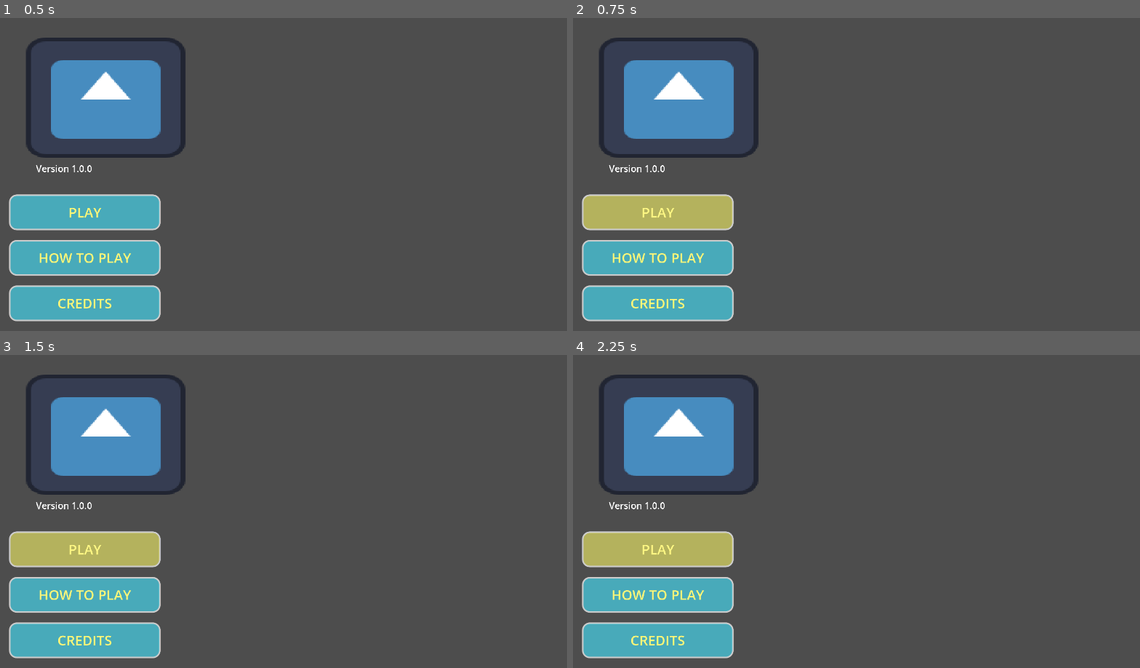
Above: before the commit, frames 1-4 (two rows, left to right).
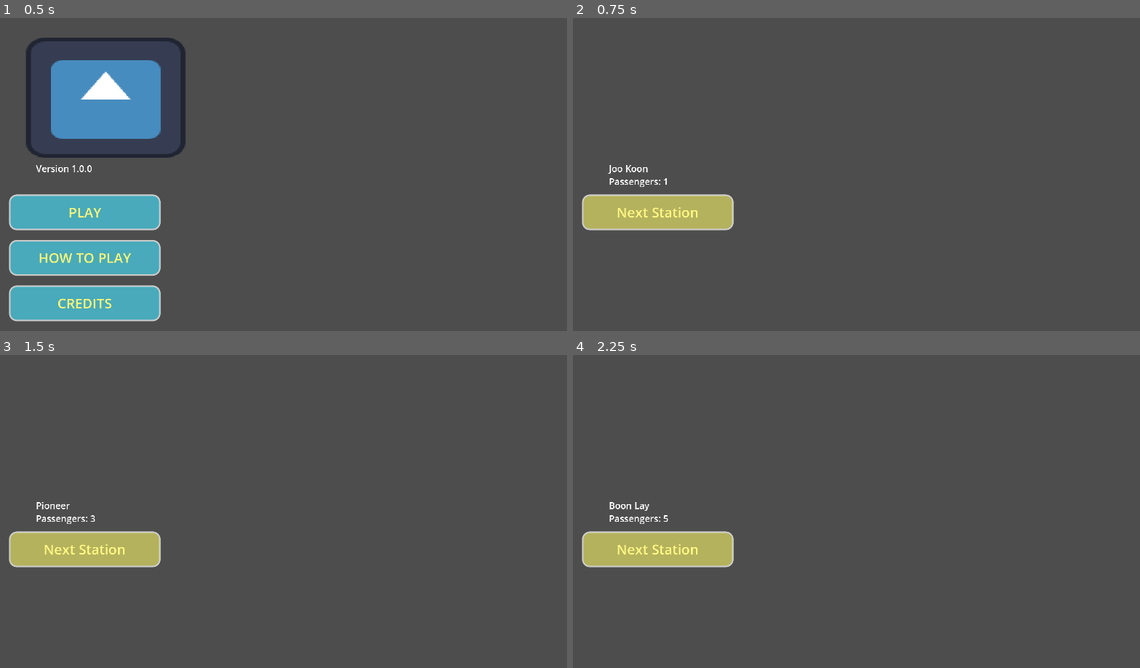
Above: after the commit, the same moments.

Repository: Jagureo/HeritageJam2025
Game: Godot game, scene res://Scenes/UI/mainmenu_ui.tscn
Same seed, same stepped clock (60 frames per second), same inputs: the game is played once before the commit and once after it. The engine's default icon, where the game draws it, is replaced by a stand-in: a white triangle on a blue panel in a dark square.
Inputs:
- Up to frame 1 (0.5 s): no input
- Up to frame 2 (0.75 s): click "PLAY" at 0.5 s
- Up to frame 3 (1.5 s): click "PLAY" (after the commit: "Next Station") at 1.25 s
- Up to frame 4 (2.25 s): click "PLAY" (after the commit: "Next Station") at 2 s

Frame 1 is identical in both runs. In frame 2, 13% of the frame differs, in the area x 1-33%, y 6-97%; in frame 3, 13%; in frame 4, 13%.

Commit message:
Added basic functions to manage station and passenger count

Diff:
--- /dev/null
+++ b/HGJ/Scenes/UI/game_ui.tscn
@@ -0,0 +1,111 @@
+[gd_scene load_steps=8 format=3 uid="uid://5ln5jieeyw4b"]
+
+[ext_resource type="Script" uid="uid://bj1d6mvillccq" path="res://Scripts/UI/gameUI.gd" id="1_vo2tu"]
+[ext_resource type="Script" uid="uid://cign7xud1xsnv" path="res://Scripts/UI/versionNumber.gd" id="2_5b8pf"]
+
+[sub_resource type="StyleBoxEmpty" id="StyleBoxEmpty_vo2tu"]
+
+[sub_resource type="StyleBoxFlat" id="StyleBoxFlat_5b8pf"]
+bg_color = Color(0.27451, 0.27451, 0.27451, 0.768627)
+border_width_left = 5
+border_width_top = 5
+border_width_right = 5
+border_width_bottom = 5
+corner_radius_top_left = 25
+corner_radius_top_right = 25
+corner_radius_bottom_right = 25
+corner_radius_bottom_left = 25
+
+[sub_resource type="StyleBoxFlat" id="StyleBoxFlat_6w80a"]
+bg_color = Color(0.827451, 0.819608, 0.384314, 0.768627)
+border_width_left = 5
+border_width_top = 5
+border_width_right = 5
+border_width_bottom = 5
+corner_radius_top_left = 25
+corner_radius_top_right = 25
+corner_radius_bottom_right = 25
+corner_radius_bottom_left = 25
+
+[sub_resource type="StyleBoxFlat" id="StyleBoxFlat_lolt2"]
+bg_color = Color(0.522705, 1, 0.46875, 0.768627)
+border_width_left = 5
+border_width_top = 5
+border_width_right = 5
+border_width_bottom = 5
+corner_radius_top_left = 25
+corner_radius_top_right = 25
+corner_radius_bottom_right = 25
+corner_radius_bottom_left = 25
+
+[sub_resource type="StyleBoxFlat" id="StyleBoxFlat_tig4k"]
+bg_color = Color(0.27451, 0.776471, 0.858824, 0.768627)
+border_width_left = 5
+border_width_top = 5
+border_width_right = 5
+border_width_bottom = 5
+corner_radius_top_left = 25
+corner_radius_top_right = 25
+corner_radius_bottom_right = 25
+corner_radius_bottom_left = 25
+
+[node name="GameUi" type="Control"]
+layout_mode = 3
+anchors_preset = 15
+anchor_right = 1.0
+anchor_bottom = 1.0
+grow_horizontal = 2
+grow_vertical = 2
+script = ExtResource("1_vo2tu")
+
+[node name="MainScreen" type="Control" parent="."]
+layout_mode = 1
+anchors_preset = 15
+anchor_right = 1.0
+anchor_bottom = 1.0
+grow_horizontal = 2
+grow_vertical = 2
+
+[node name="Station_Label" type="Label" parent="MainScreen"]
+layout_mode = 1
+offset_left = 145.0
+offset_top = 506.0
+offset_right = 357.0
+offset_bottom = 548.0
+theme_override_font_sizes/font_size = 30
+text = "Station Name"
+script = ExtResource("2_5b8pf")
+
+[node name="Passenger_Count_Label" type="Label" parent="MainScreen"]
+layout_mode = 1
+offset_left = 145.0
+offset_top = 549.0
+offset_right = 357.0
+offset_bottom = 591.0
+theme_override_font_sizes/font_size = 30
+text = "Passenger Count"
+script = ExtResource("2_5b8pf")
+
+[node name="PlayButton" type="Button" parent="MainScreen"]
+layout_mode = 1
+anchors_preset = 2
+anchor_top = 1.0
+anchor_bottom = 1.0
+offset_left = 56.0
+offset_top = -467.0
+offset_right = 556.0
+offset_bottom = -349.0
+grow_vertical = 0
+theme_override_colors/font_hover_color = Color(1, 0.969971, 0.519531, 1)
+theme_override_colors/font_color = Color(1, 0.966553, 0.464844, 1)
+theme_override_colors/font_focus_color = Color(1, 0.964706, 0.466667, 1)
+theme_override_colors/font_pressed_color = Color(1, 0.964706, 0.466667, 1)
+theme_override_font_sizes/font_size = 45
+theme_override_styles/focus = SubResource("StyleBoxEmpty_vo2tu")
+theme_override_styles/disabled = SubResource("StyleBoxFlat_5b8pf")
+theme_override_styles/hover = SubResource("StyleBoxFlat_6w80a")
+theme_override_styles/pressed = SubResource("StyleBoxFlat_lolt2")
+theme_override_styles/normal = SubResource("StyleBoxFlat_tig4k")
+text = "Next Station"
+
+[connection signal="pressed" from="MainScreen/PlayButton" to="." method="next_station"]
--- a/HGJ/Scenes/UI/mainmenu_ui.tscn
+++ b/HGJ/Scenes/UI/mainmenu_ui.tscn
@@ -70,6 +70,7 @@
 offset_bottom = 1080.0
 mouse_filter = 2
 script = ExtResource("1_nelyp")
+mGameScene = "uid://b1o618cdsf1is"
 
 [node name="Background" type="TextureRect" parent="."]
 layout_mode = 1
--- /dev/null
+++ b/HGJ/Scenes/game.tscn
@@ -0,0 +1,11 @@
+[gd_scene load_steps=3 format=3 uid="uid://b1o618cdsf1is"]
+
+[ext_resource type="Script" uid="uid://7u8flb2r01xw" path="res://Scripts/Managers/GameManager.gd" id="1_ebmjs"]
+[ext_resource type="PackedScene" uid="uid://5ln5jieeyw4b" path="res://Scenes/UI/game_ui.tscn" id="2_qxrlw"]
+
+[node name="Game" type="Node2D"]
+script = ExtResource("1_ebmjs")
+
+[node name="GameUi" parent="." instance=ExtResource("2_qxrlw")]
+offset_right = 1920.0
+offset_bottom = 1080.0
--- /dev/null
+++ b/HGJ/Scripts/Gameplay/Station.gd
@@ -0,0 +1,49 @@
+extends Resource
+class_name Station
+
+# --- Station Class Definition ---
+var name : String
+var min_passengers: int
+var max_passengers: int
+
+func _init(_name: String, _min_passengers: int, _max_passengers: int) -> void:
+	name = _name
+	min_passengers = _min_passengers
+	max_passengers = _max_passengers
+
+func get_passenger_count() -> int:
+	return randi_range(min_passengers, max_passengers)
+
+# --- Predefined Station Instances ---
+# You can access these directly from other scripts, e.g. Station.EWStations
+static var EWStations: Array[Station] = [
+	Station.new("Joo Koon", 1, 2),
+	Station.new("Pioneer", 1, 3),
+	Station.new("Boon Lay", 2, 3),
+	Station.new("Lakeside", 2, 4),
+	Station.new("Chinese Garden", 2, 3),
+	Station.new("Jurong East", 3, 6),
+	Station.new("Clementi", 2, 4),
+	Station.new("Dover", 2, 4),
+	Station.new("Buona Vista", 1, 4),
+	Station.new("Commonwealth", 1, 4),
+	Station.new("Queenstown", 1, 4),
+	Station.new("Redhill", 1, 3),
+	Station.new("Tiong Bahru", 1, 4),
+	Station.new("Outram Park", 1, 4),
+	Station.new("Tanjong Pagar", 3, 5),
+	Station.new("Raffles Place", 3, 7),
+	Station.new("City Hall", 2, 8),
+	Station.new("Bugis", 3, 5),
+	Station.new("Lavender", 2, 4),
+	Station.new("Kallang", 2, 4),
+	Station.new("Aljunied", 2, 4),
+	Station.new("Paya Lebar", 1, 5),
+	Station.new("Eunos", 1, 5),
+	Station.new("Kembangan", 1, 4),
+	Station.new("Bedok", 1, 5),
+	Station.new("Tanah Merah", 2, 5),
+	Station.new("Simei", 2, 4),
+	Station.new("Tampines", 3, 6),
+	Station.new("Pasir Ris", 3, 6)
+]
--- a/HGJ/Scripts/Managers/Events.gd
+++ b/HGJ/Scripts/Managers/Events.gd
@@ -9,3 +9,5 @@
 
 signal OnPassengerAddedToStandingArea(_passenger : Passenger)
 signal OnPassengerRemovedFromStandingArea(_passenger : Passenger)
+
+signal OnNextStationPressed()
--- a/HGJ/Scripts/Managers/GameManager.gd
+++ b/HGJ/Scripts/Managers/GameManager.gd
@@ -1,11 +1,26 @@
 extends Node
 
+@onready var game_ui = $GameUi
+
+var passengers_in_train : int = 0
+var current_station_index : int = 0
 
 # Called when the node enters the scene tree for the first time.
 func _ready():
-	pass # Replace with function body.
-
+	EventMgr.OnNextStationPressed.connect(next_station)
+	passengers_in_train = Station.EWStations[current_station_index].get_passenger_count()
+	_update_station_display()
 
 # Called every frame. 'delta' is the elapsed time since the previous frame.
 func _process(delta):
 	pass
+
+func next_station() -> void:
+	if current_station_index < Station.EWStations.size() - 1:
+		current_station_index += 1
+		passengers_in_train += Station.EWStations[current_station_index].get_passenger_count()
+		_update_station_display()
+
+func _update_station_display() -> void:
+	game_ui.set_station(Station.EWStations[current_station_index].name)
+	game_ui.set_passenger_count(passengers_in_train)
--- /dev/null
+++ b/HGJ/Scripts/UI/gameUI.gd
@@ -0,0 +1,13 @@
+extends Control
+
+@onready var station_label = $MainScreen/Station_Label
+@onready var passenger_count_label = $MainScreen/Passenger_Count_Label
+
+func set_station(msg: String) -> void:
+	station_label.text = msg
+
+func next_station() -> void:
+	EventMgr.OnNextStationPressed.emit()
+
+func set_passenger_count(value: int) -> void:
+	passenger_count_label.text = "Passengers: %d" % value
Not shown, added: HGJ/Scripts/Gameplay/Station.gd.uid
Not shown, added: HGJ/Scripts/UI/gameUI.gd.uid
